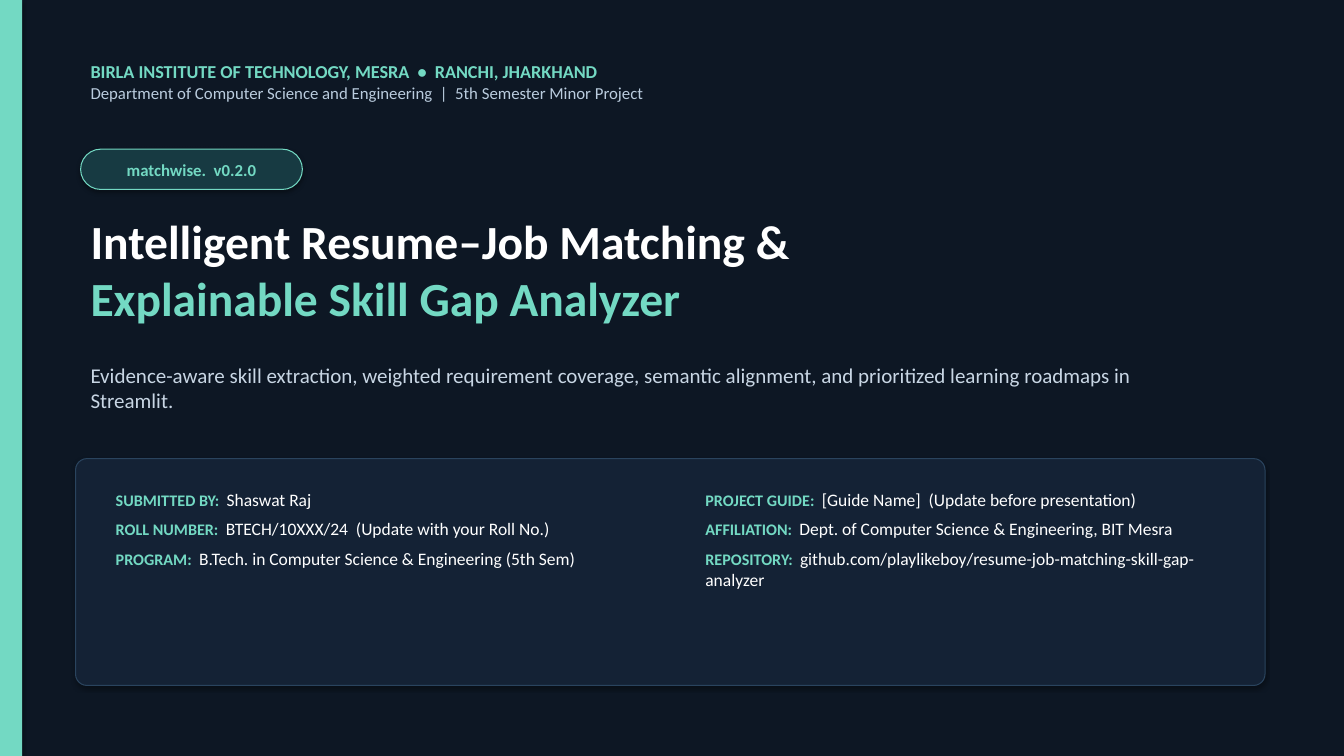
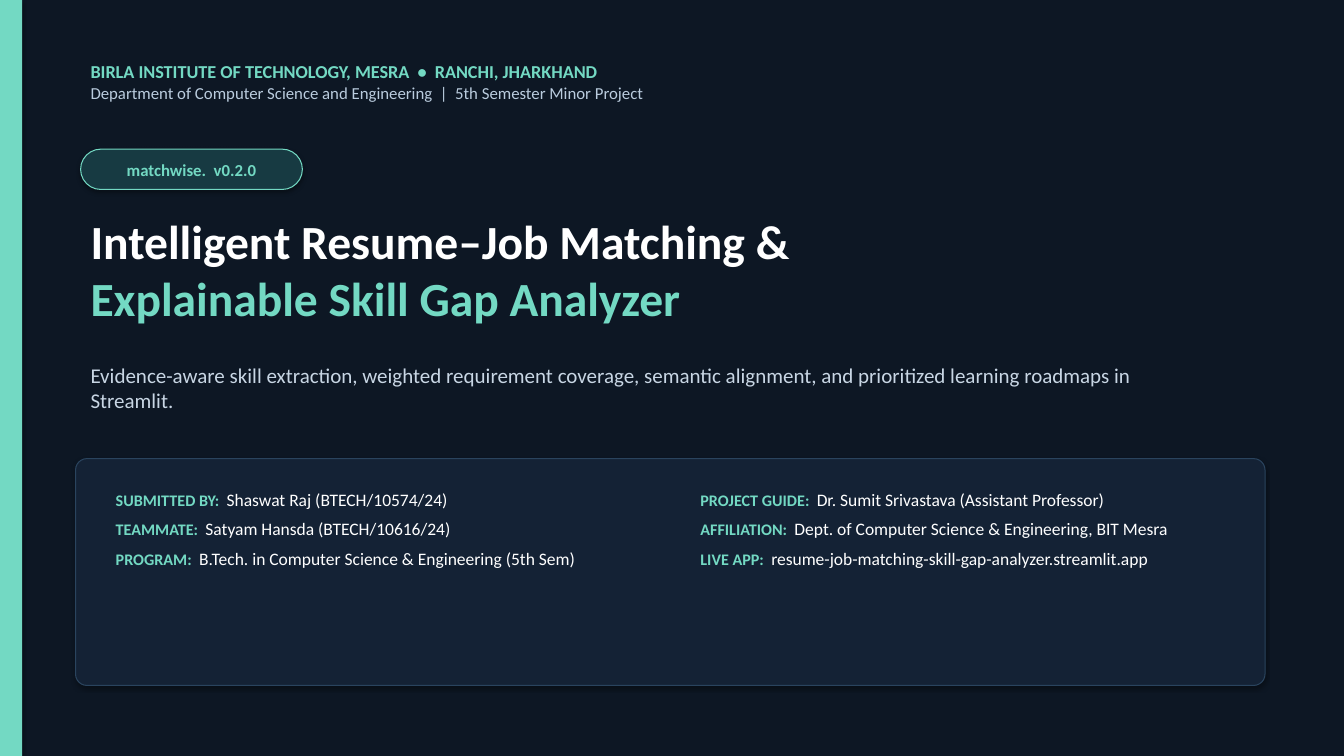
Before and after one commit to playlikeboy/resume-job-matching-skill-gap-analyzer, a slide deck: slide 1 of docs/Matchwise_5th_Sem_Presentation.pptx. Drawn at 1344x756 pixels with LibreOffice and Linux fonts; fonts in the diff are those of the drawing. Boxes give left, top, right and bottom in pixels: in the first picture for what was removed or moved away, otherwise in the second. Text is boxed around its words. In the diff, an @@ line names an element or a change of style, - is before the commit and + after.

Commit message:
Add Canva presentation link, team/guide metadata, updated Minor Project Report DOCX/PDF, and Streamlit report downloads

```diff
--- a/docs/Matchwise_5th_Sem_Presentation.pptx
+++ b/docs/Matchwise_5th_Sem_Presentation.pptx
@@ text at (116,493,450,538): text changed @@
-SUBMITTED BY: Shaswat Raj
-ROLL NUMBER: BTECH/10XXX/24 (Update with your Roll No.)
+SUBMITTED BY: Shaswat Raj (BTECH/10574/24)
+TEAMMATE: Satyam Hansda (BTECH/10616/24)
@@ text at (700,493,1104,508): text changed @@
-PROJECT GUIDE: [Guide Name] (Update before presentation)
+PROJECT GUIDE: Dr. Sumit Srivastava (Assistant Professor)
@@ text at (700,553,1147,568): text changed @@
-REPOSITORY: github.com/playlikeboy/resume-job-matching-skill-gap-analyzer
+LIVE APP: resume-job-matching-skill-gap-analyzer.streamlit.app
```
Also in this commit, not shown: 1 other slide changed, 6 other files.
